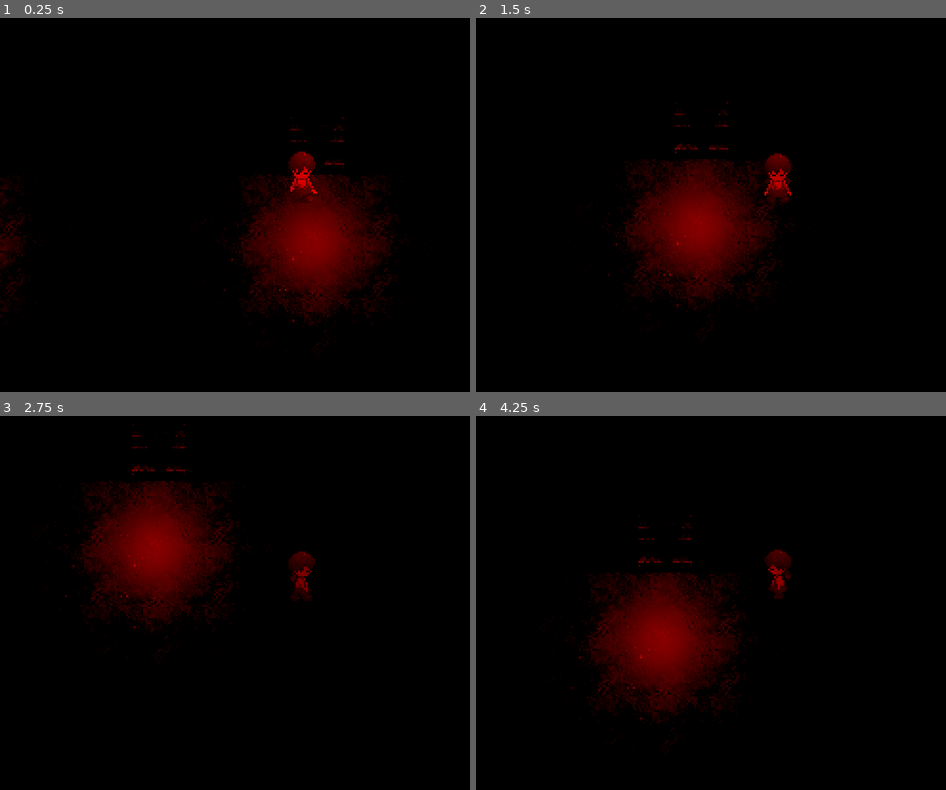
Above: before the commit, frames 1-4 (two rows, left to right).
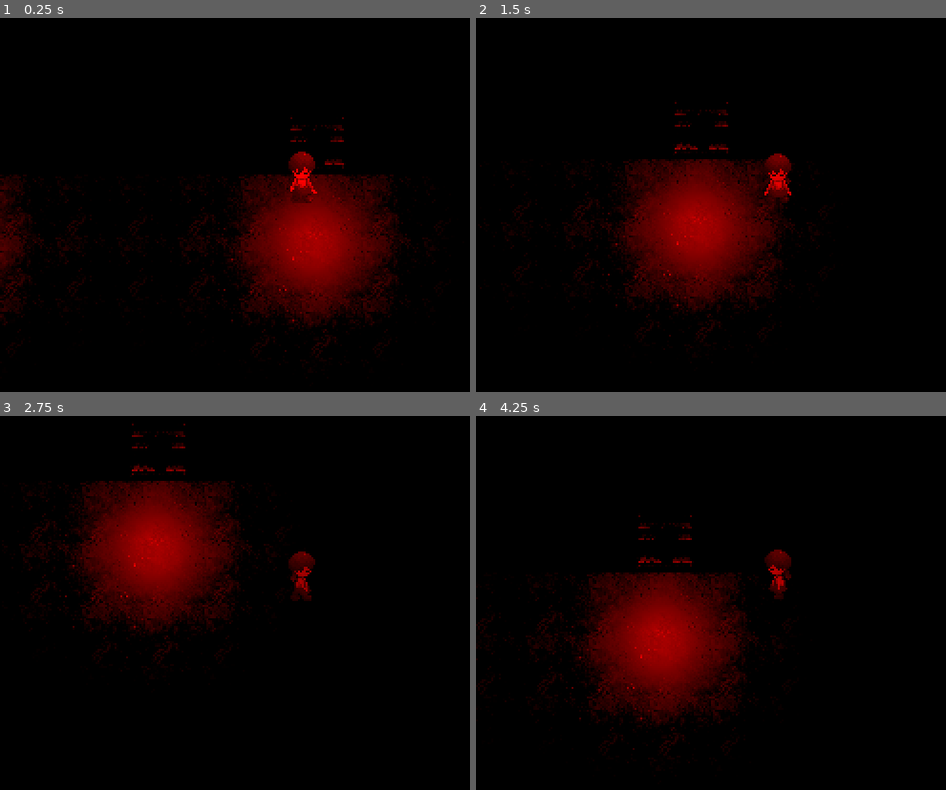
Above: after the commit, the same moments.

Repository: kiwijuice56/hourglass-desert
Game: Godot game, scene res://main/Main.tscn
Same seed, same stepped clock (60 frames per second), same inputs: the game is played once before the commit and once after it.
Inputs:
- Up to frame 1 (0.25 s): no input
- Up to frame 2 (1.5 s): tap Enter (ui_accept) at 0.5, 0.77 s; hold Right (ui_right) 0.53-1.28 s; hold Down (ui_down) from 1.28 s (still down)
- Up to frame 3 (2.75 s): tap Enter (ui_accept) at 1.52 s; release Down (ui_down) at 2.03 s; hold Right (ui_right) from 2.03 s (still down)
- Up to frame 4 (4.25 s): release Right (ui_right) at 2.78 s; hold Up (ui_up) 2.78-3.53 s; tap Enter (ui_accept) at 3.02, 3.77 s; hold Left (ui_left) from 3.53 s (still down)

The runs differ from the first frame. In frame 1, 9.4% of the frame differs, in the area x 0-85%, y 26-90%; in frame 2, 9.3%; in frame 3, 9.1%; in frame 4, 9.2%.

Commit message:
Changed factory lights slightly

Diff:
--- a/main/world/factory/0/Factory0.tscn
+++ b/main/world/factory/0/Factory0.tscn
@@ -84,81 +84,71 @@
 [node name="1" type="PointLight2D" parent="Lights" index="1"]
 position = Vector2(125, 130)
 color = Color(1, 0, 0, 1)
-energy = 1.14
+energy = 1.3
 shadow_color = Color(0.807843, 0.215686, 0.666667, 1)
 shadow_filter = 1
 texture = ExtResource("4_y6qva")
-texture_scale = 1.06
+texture_scale = 1.2
 height = 166.0
 
 [node name="2" type="PointLight2D" parent="Lights" index="2"]
 position = Vector2(316, 132)
 color = Color(1, 0, 0, 1)
-energy = 1.14
+energy = 1.3
 shadow_color = Color(0.807843, 0.215686, 0.666667, 1)
 shadow_filter = 1
 texture = ExtResource("4_y6qva")
-texture_scale = 1.06
+texture_scale = 1.2
 height = 166.0
 
 [node name="3" type="PointLight2D" parent="Lights" index="3"]
 position = Vector2(511, 132)
 color = Color(1, 0, 0, 1)
-energy = 1.14
+energy = 1.3
 shadow_color = Color(0.807843, 0.215686, 0.666667, 1)
 shadow_filter = 1
 texture = ExtResource("4_y6qva")
-texture_scale = 1.06
+texture_scale = 1.2
 height = 166.0
 
 [node name="4" type="PointLight2D" parent="Lights" index="4"]
 position = Vector2(334, 568)
 color = Color(1, 0, 0, 1)
-energy = 1.14
+energy = 1.3
 shadow_color = Color(0.807843, 0.215686, 0.666667, 1)
 shadow_filter = 1
 texture = ExtResource("4_y6qva")
-texture_scale = 1.06
+texture_scale = 1.2
 height = 166.0
 
 [node name="5" type="PointLight2D" parent="Lights" index="5"]
-position = Vector2(332, 671)
+position = Vector2(330, 739)
 color = Color(1, 0, 0, 1)
-energy = 1.14
+energy = 1.3
 shadow_color = Color(0.807843, 0.215686, 0.666667, 1)
 shadow_filter = 1
 texture = ExtResource("4_y6qva")
-texture_scale = 1.06
+texture_scale = 1.2
 height = 166.0
 
 [node name="6" type="PointLight2D" parent="Lights" index="6"]
-position = Vector2(271, 745)
+position = Vector2(-17, 745)
 color = Color(1, 0, 0, 1)
-energy = 1.14
+energy = 1.3
 shadow_color = Color(0.807843, 0.215686, 0.666667, 1)
 shadow_filter = 1
 texture = ExtResource("4_y6qva")
-texture_scale = 1.06
+texture_scale = 1.2
 height = 166.0
 
 [node name="7" type="PointLight2D" parent="Lights" index="7"]
 position = Vector2(157, 750)
 color = Color(1, 0, 0, 1)
-energy = 1.14
+energy = 1.3
 shadow_color = Color(0.807843, 0.215686, 0.666667, 1)
 shadow_filter = 1
 texture = ExtResource("4_y6qva")
-texture_scale = 1.06
-height = 166.0
-
-[node name="8" type="PointLight2D" parent="Lights" index="8"]
-position = Vector2(39, 752)
-color = Color(1, 0, 0, 1)
-energy = 1.14
-shadow_color = Color(0.807843, 0.215686, 0.666667, 1)
-shadow_filter = 1
-texture = ExtResource("4_y6qva")
-texture_scale = 1.06
+texture_scale = 1.2
 height = 166.0
 
 [node name="AudioStreamPlayer2D" type="AudioStreamPlayer2D" parent="." index="9"]
